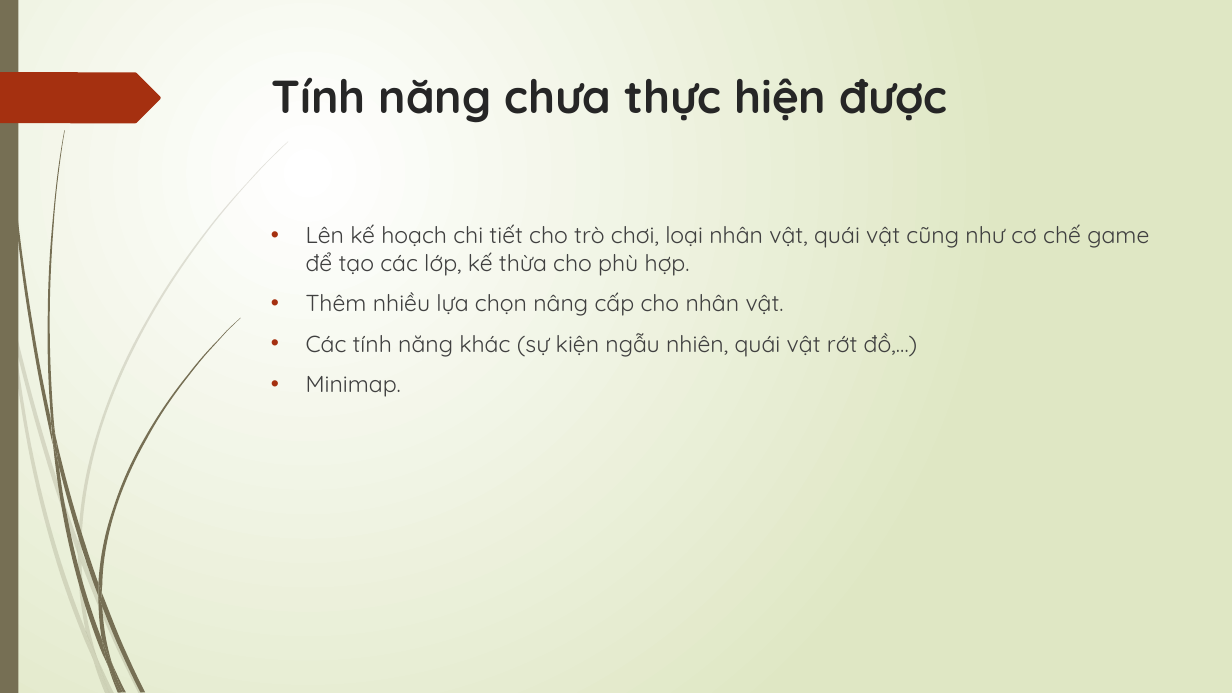
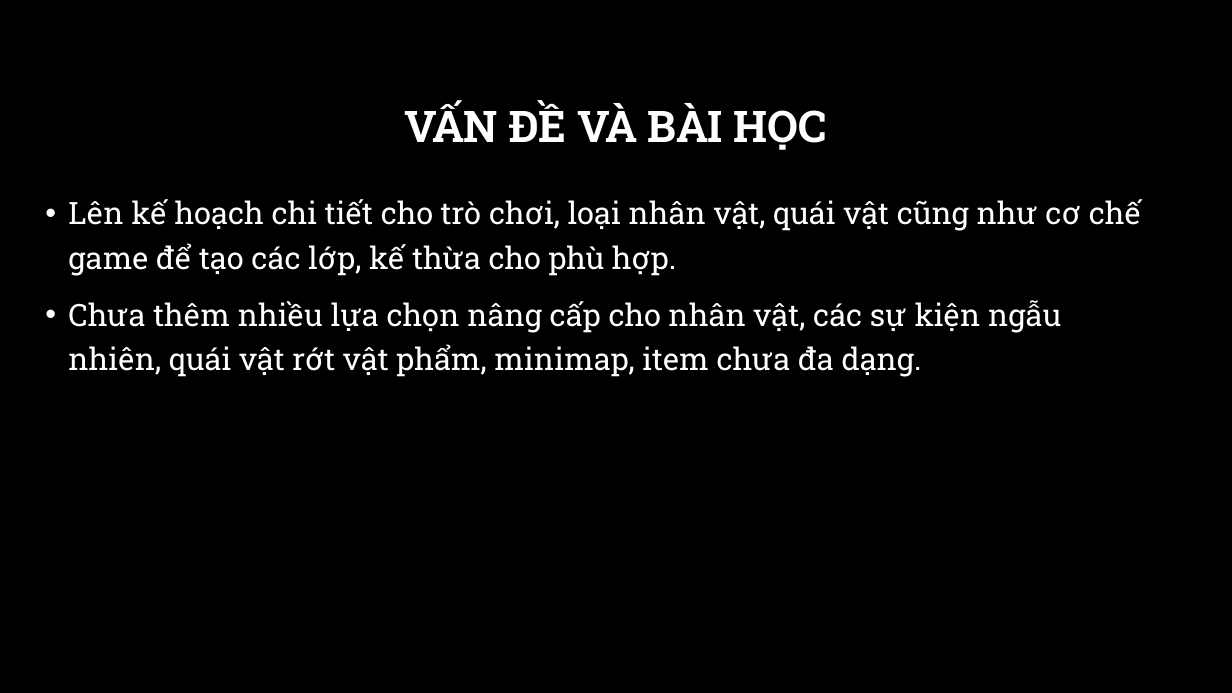
Before and after one commit to diephieunghia/3DPuzzleProject, a slide deck: slide 4 of Thuyết trình bảo vệ đồ án cuối khóa.pptx. Drawn at 1232x693 pixels with LibreOffice and Linux fonts; fonts in the diff are those of the drawing; background and template pictures are left out. Boxes give left, top, right and bottom in pixels: in the first picture for what was removed or moved away, otherwise in the second. Text is boxed around its words. In the diff, an @@ line names an element or a change of style, - is before the commit and + after.

```diff
--- a/Thuyết trình bảo vệ đồ án cuối khóa.pptx
+++ b/Thuyết trình bảo vệ đồ án cuối khóa.pptx
@@ background gradient #FFFFFF to #DFE8C4 to picture (left out) @@
@@ rectangle removed at (0,0,18,693) @@
@@ freeform shape removed at (0,72,161,123) @@
@@ title "VẤN ĐỀ VÀ BÀI HỌC" at (404,102,826,150): vertical alignment top to middle @@
@@ title at (404,102,826,150): text changed; size 36 to 34 pt; font Quicksand to Roboto Slab; text colour #262626 to #FFFFFF @@
-Tính năng chưa thực hiện được
+VẤN ĐỀ VÀ BÀI HỌC
@@ text "Lên kế hoạch chi tiết ...": place and size @@
-text "Lên kế hoạch chi tiết ..." at (306,224,1149,397)
+text "Lên kế hoạch chi tiết ..." at (68,199,1141,377)
@@ text at (68,199,1141,276): size 18 to 24 pt, font Quicksand to Roboto Slab, text colour #404040 to #FFFFFF in "Lên kế hoạch chi tiết cho trò ..."; indent changed; line spacing 1 to 1.2 @@
@@ text at (68,300,1061,377): text changed; size 18 to 24 pt; font Quicksand to Roboto Slab; text colour #404040 to #FFFFFF @@
-• Thêm nhiều lựa chọn nâng cấp cho nhân vật.
-• Các tính năng khác (sự kiện ngẫu nhiên, quái vật rớt đồ,…)
-• Minimap.
+• Chưa thêm nhiều lựa chọn nâng cấp cho nhân vật, các sự kiện ngẫu nhiên, quái vật rớt vật phẩm, minimap, item chưa đa dạng.
@@ group removed at (0,141,288,693): 10 freeform shapes @@
@@ group removed at (3,0,240,693): 12 freeform shapes @@
```
Also in this commit, not shown: 4 other slides changed.
